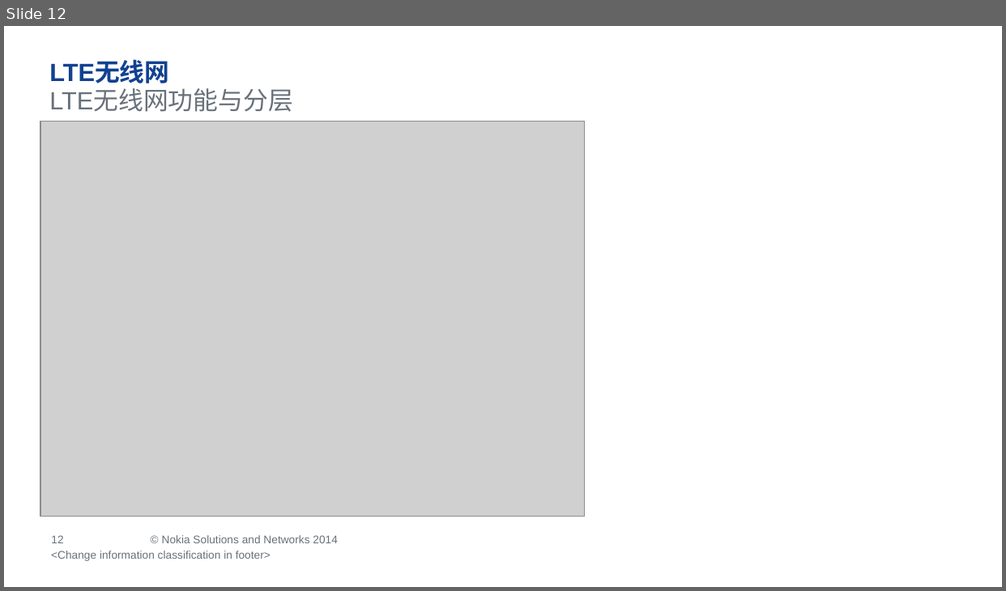
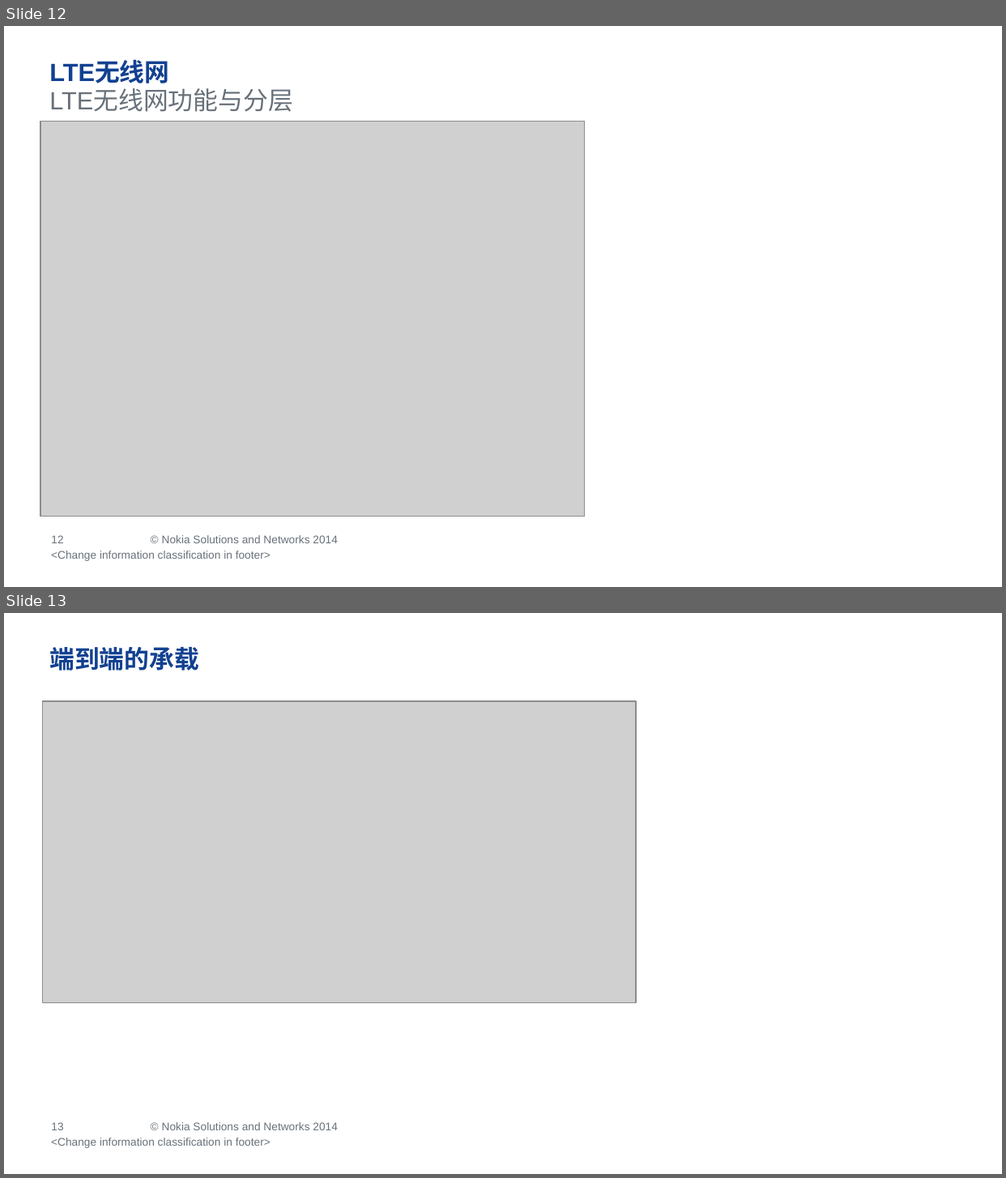
Before and after one commit to ZhouRock/LTE-study, a slide deck: LTE_introduction_by_zhoulei.pptx. Shown one above the other, each under a label of ours: slide 12 before the commit, slides 12 and 13 after it. The pictures are 1006x591 and 1006x1178 pixels, drawn with LibreOffice and Linux fonts; fonts in the diff are those of the drawing; grey boxes stand for pictures; background and template pictures are left out. Boxes give left, top, right and bottom in pixels: in the first picture for what was removed or moved away, otherwise in the second. Text is boxed around its words. In the diff, an @@ line names an element or a change of style, - is before the commit and + after.

Commit message:
add end-to-end service picture

```diff
--- a/LTE_introduction_by_zhoulei.pptx
+++ b/LTE_introduction_by_zhoulei.pptx
@@ slide 13 added at <box>4,613,1002,1174</box>, background #FFFFFF; not listed: 11 template elements that a slide beside it also shows @@
@@ title added at <box>49,647,199,671</box>, 18 pt, text #124191, bold @@
+端到端的承载
@@ picture added at <box>43,702,636,1004</box> @@
@@ text added at <box>51,1138,270,1148</box>, 8 pt, text #68717A @@
+<Change information classification in footer>
```
Also in this commit, not shown: 1 slide changed.
